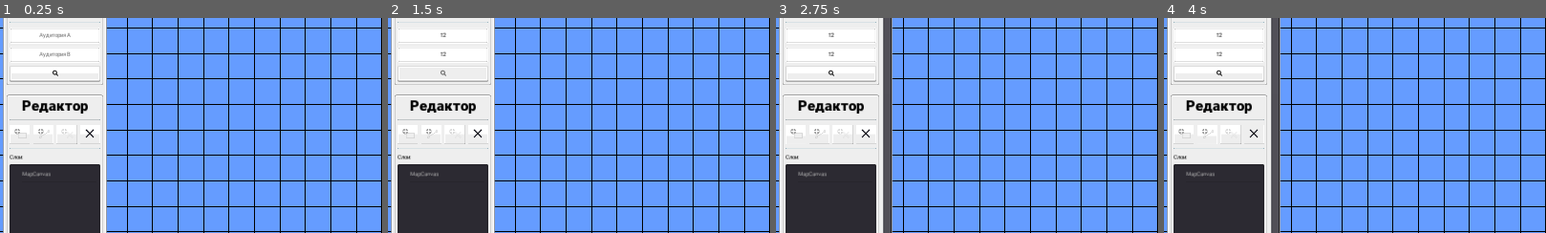
Above: before the commit, frames 1-4 (left to right).
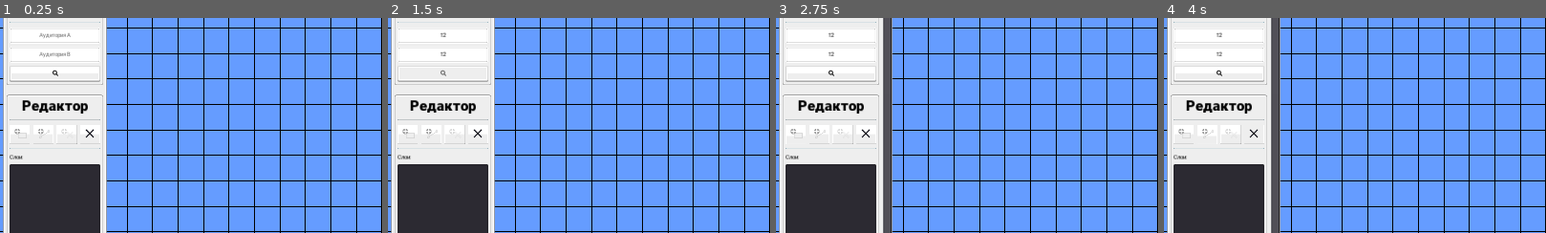
Above: after the commit, the same moments.

Repository: nikolai-in/MapDemo
Game: Godot game, scene res://src/Main/Main.tscn
Same seed, same stepped clock (60 frames per second), same inputs: the game is played once before the commit and once after it.
Inputs (mouse positions are % of the whole screen's width and height, from its top left):
- Up to frame 1 (0.25 s): no input
- Up to frame 2 (1.5 s): click (7, 10) at 0.52 s; type "12" at 0.6 s; click (7, 15) at 0.75 s; type "12" at 0.83 s; click "" at 1.25 s
- Up to frame 3 (2.75 s): click (3, 33) at 2 s
- Up to frame 4 (4 s): click (6, 33) at 2.75 s; click (12, 33) at 3.5 s
The pictures show only the part of the screen within x 0-50%, y 6-56%; the shares and areas given below are measured in that part.

The runs differ from the first frame. In frame 1, 0.1% of the frame differs, in the area x 5-14%, y 71-74%; in frame 2, 0.1%; in frame 3, 0.1%; in frame 4, 0.1%.

Commit message:
:zap: Improve layers code

Diff:
--- a/app/src/Main/Main.tscn
+++ b/app/src/Main/Main.tscn
@@ -213,6 +213,7 @@
 margin_right = 228.0
 margin_bottom = 227.0
 rect_min_size = Vector2( 0, 200 )
+hide_root = true
 select_mode = 2
 script = ExtResource( 23 )
 
--- a/app/src/UI/Editor/Layers/LayersTree.gd
+++ b/app/src/UI/Editor/Layers/LayersTree.gd
@@ -5,19 +5,11 @@
 var selected: TreeItem
 var origin_color: Color
 
-var names = []
-var root: TreeItem
-
-func _ready() -> void:
-	root = create_item()
-	root.set_text(0, MapCanvas.name)
-	root.set_metadata(0, MapCanvas)
-
 
 func update() -> void:
+	clear()
+	var root: TreeItem = create_item(self)
 	for element in MapCanvas.get_children():
-		if not element.name in names:
-			names.append(element.name)
-			var item: = create_item(root)
-			item.set_text(0, element.name)
-			item.set_metadata(0, element)
+		var item: = create_item(root)
+		item.set_text(0, element.name)
+		item.set_metadata(0, element)
